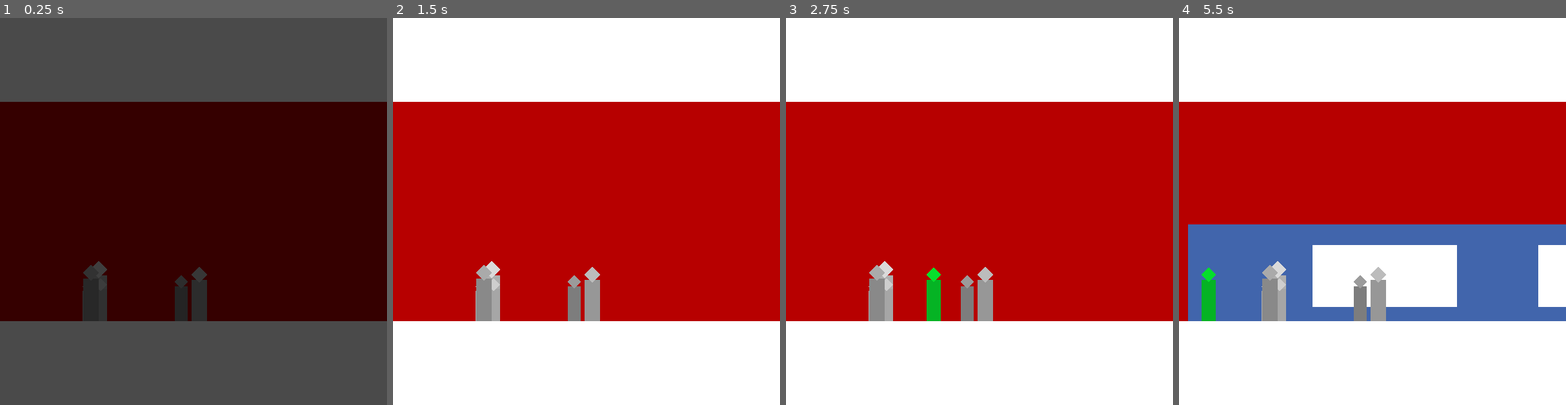
Above: before the commit, frames 1-4 (left to right).
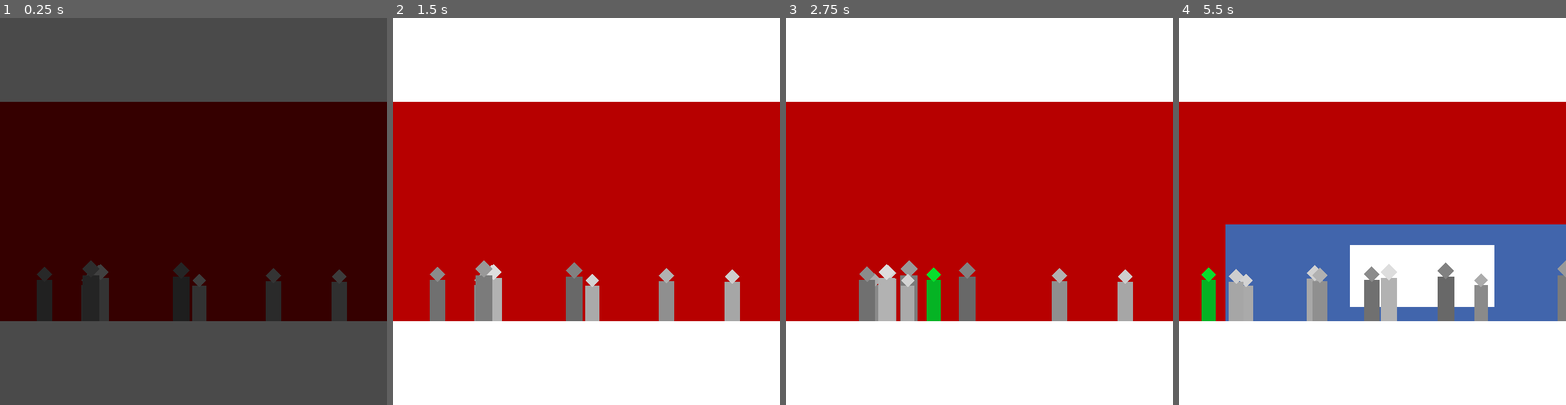
Above: after the commit, the same moments.

Repository: Eptwalabha/rectangles-jam
Game: Godot game, scene res://levels/level_enter_train.tscn
Two runs of this game, one before a commit and one after it. Both use one fixed random seed, a clock stepped at 60 frames per second and the inputs below.
Inputs (mouse positions are in pixels of both pictures, inside the frame that each line leads up to):
- Up to frame 1 (0.25 s): no input
- Up to frame 2 (1.5 s): move the mouse to (741, 277) at 0.52 s; hold Right (move_right) 0.53-1.28 s; click (741, 277) at 0.6 s; tap Enter at 1.25 s; move the mouse to (509, 230) at 1.27 s; hold Left (move_left) from 1.28 s (still down); click (509, 230) at 1.35 s
- Up to frame 3 (2.75 s): move the mouse to (1018, 126) at 2.02 s; release Left (move_left) at 2.03 s; hold Right (move_right) from 2.03 s (still down); click (1018, 126) at 2.1 s
- Up to frame 4 (5.5 s): move the mouse to (1353, 288) at 2.77 s; click (1353, 288) at 2.85 s; move the mouse to (1488, 269) at 3.52 s; release Right (move_right) at 3.53 s; hold Left (move_left) from 3.53 s (still down); click (1488, 269) at 3.6 s; move the mouse to (1256, 153) at 4.27 s; click (1256, 153) at 4.35 s; move the mouse to (1391, 211) at 5.02 s; click (1391, 211) at 5.1 s

The runs differ from the first frame. In frame 1, 2.0% of the frame differs, in the area x 9-90%, y 62-79%; in frame 2, 2.2%; in frame 3, 3.4%; in frame 4, 10%, in the area x 2-100%, y 53-79%.

Commit message:
npc flows in and out of train

Diff:
--- a/levels/level_enter_train.gd
+++ b/levels/level_enter_train.gd
@@ -1,36 +1,59 @@
 class_name LevelEnterTrain
 extends Level
 
-@onready var train: Node2D = $Scene/ParallaxBackground/Train/Train
+@onready var train: Train = $Scene/ParallaxBackground/Train/Train
 @onready var anim: AnimationPlayer = $AnimationPlayer
 @onready var player: Player = $Scene/ParallaxBackground/Station/Player
 @onready var mouse_interact: Area2D = $Scene/ParallaxBackground/Train/MouseInteract
+@onready var npc_0: Node2D = $Scene/ParallaxBackground/Train/npc0
 @onready var npc_1: Node2D = $Scene/ParallaxBackground/Station/npc1
 @onready var npc_2: Node2D = $Scene/ParallaxBackground/Foreground/npc2
+@onready var spawner: Timer = $Spawner
 
-var NPC = preload("res://scene/characters/npc.tscn")
+var NPC_CHARACTER = preload("res://scene/characters/npc.tscn")
 
-const LEFT : int = 50.0
-const RIGHT : int = 1150.0
+const LEFT : int = 50
+const RIGHT : int = 1150
 
 var player_on_door : bool = false
-var last_door : int = 0
+var current_door : int = 0
+
 
 func _ready() -> void:
 	super._ready()
 	player.moving = false
 	init_level()
 
+func _door_position(door_number: int) -> int:
+	return 600 + (door_number - 1) * 350
+
+func open_train_doors() -> void:
+	train.open_doors()
+	for npc in npc_1.get_children():
+		if npc is NPC:
+			npc.move_to(_door_position(current_door) + randi() % 70 - 35)
+	spawner.start()
+
+func close_train_doors() -> void:
+	train.close_doors()
+	for npc in npc_1.get_children():
+		if npc is NPC:
+			npc.random_move_from_to(LEFT, RIGHT)
+	spawner.stop()
+
 func init_level() -> void:
-	for i in range(5):
-		var npc : NPC = NPC.instantiate()
-		npc.randomize()
+	for i in range(15):
+		var npc : NPC = NPC_CHARACTER.instantiate()
+		npc.randomize_character()
 		npc_1.add_child(npc)
+		npc.random_move_from_to(LEFT, RIGHT)
+		npc.target_reached.connect(func (): _respawn_npc(npc))
 		npc.global_position.x = LEFT + randi() % (RIGHT - LEFT)
-	for i in range(5):
-		var npc : NPC = NPC.instantiate()
-		npc.randomize()
+	for i in range(10):
+		var npc : NPC = NPC_CHARACTER.instantiate()
+		npc.randomize_character()
 		npc_2.add_child(npc)
+		npc.random_move_from_to(LEFT, RIGHT)
 		npc.global_position.x = LEFT + randi() % (RIGHT - LEFT)
 
 func fade_in_over() -> void:
@@ -38,12 +61,12 @@
 	$Timer.start()
 
 func _on_timer_timeout() -> void:
-	last_door += randi() % 2 + 1
-	last_door %= 3
-	mouse_interact.position.x = 540 + (last_door - 1) * 350
+	current_door += randi() % 2 + 1
+	current_door %= 3
+	mouse_interact.position.x = _door_position(current_door)
 	anim.play("train")
 
-func _process(delta: float) -> void:
+func _process(_delta: float) -> void:
 	if not player.moving:
 		return
 	player.position.x = min(RIGHT, max(LEFT, player.position.x))
@@ -54,9 +77,6 @@
 func _player_can_interact() -> bool:
 	return train.interactible and player_on_door
 
-func spawn_character() -> void:
-	pass
-
 func _on_area_2d_area_entered(area: Area2D) -> void:
 	if area.owner is Player:
 		player_on_door = true
@@ -64,3 +84,25 @@
 func _on_area_2d_area_exited(area: Area2D) -> void:
 	if area.owner is Player:
 		player_on_door = false
+
+func _respawn_npc(npc: NPC) -> void:
+	npc.vanish()
+	npc.vanished.connect(func ():
+		npc.position.x = -50
+		npc.modulate.a = 1.0
+		npc.randomize_size()
+		npc.randomize_speed(180)
+		npc.random_move_from_to(LEFT, RIGHT),
+		CONNECT_ONE_SHOT)
+
+func _on_spawner_timeout() -> void:
+	var npc : NPC = NPC_CHARACTER.instantiate()
+	npc.randomize_character()
+	npc_0.add_child(npc)
+	npc.position.x = _door_position((current_door + randi() % 2 + 1) % 3) + randi() % 70 - 35
+	npc.appear()
+	npc.appeared.connect(func ():
+		npc.move_to(-50 if randf() > .5 else RIGHT + 100),
+		CONNECT_ONE_SHOT)
+	npc.target_reached.connect(func ():
+		npc.queue_free())
--- a/levels/level_enter_train.tscn
+++ b/levels/level_enter_train.tscn
@@ -7,7 +7,7 @@
 [ext_resource type="PackedScene" uid="uid://d36fvxaod3hll" path="res://scene/characters/player.tscn" id="4_jvvrs"]
 
 [sub_resource type="RectangleShape2D" id="RectangleShape2D_d8i5f"]
-size = Vector2(91, 120)
+size = Vector2(90, 120)
 
 [sub_resource type="Animation" id="Animation_3a4kv"]
 length = 0.001
@@ -57,15 +57,9 @@
 tracks/0/interp = 1
 tracks/0/loop_wrap = true
 tracks/0/keys = {
-"times": PackedFloat32Array(3, 6.1),
-"transitions": PackedFloat32Array(1, 1),
-"values": [{
-"args": [],
-"method": &"open_doors"
-}, {
-"args": [],
-"method": &"close_doors"
-}]
+"times": PackedFloat32Array(),
+"transitions": PackedFloat32Array(),
+"values": []
 }
 tracks/1/type = "method"
 tracks/1/imported = false
@@ -89,8 +83,25 @@
 tracks/2/loop_wrap = true
 tracks/2/keys = {
 "handle_modes": PackedInt32Array(0, 0, 0, 0),
-"points": PackedFloat32Array(-600, 0, 0, 0.25, 0, 540, -1, 0, 1, 0, 540, 0, 0, 1, 0, 1800, -0.25, 0, 0.25, 0),
+"points": PackedFloat32Array(-600, 0, 0, 0.25, 0, 600, -1, 0, 1, 0, 600, 0, 0, 1, 0, 1800, -0.25, 0, 0.25, 0),
 "times": PackedFloat32Array(0, 2, 8, 10)
+}
+tracks/3/type = "method"
+tracks/3/imported = false
+tracks/3/enabled = true
+tracks/3/path = NodePath(".")
+tracks/3/interp = 1
+tracks/3/loop_wrap = true
+tracks/3/keys = {
+"times": PackedFloat32Array(3, 6.1),
+"transitions": PackedFloat32Array(1, 1),
+"values": [{
+"args": [],
+"method": &"open_train_doors"
+}, {
+"args": [],
+"method": &"close_train_doors"
+}]
 }
 
 [sub_resource type="Animation" id="Animation_hj7w3"]
@@ -157,7 +168,6 @@
 [node name="Back" type="ParallaxLayer" parent="Scene/ParallaxBackground" index="0"]
 
 [node name="Train" type="ParallaxLayer" parent="Scene/ParallaxBackground" index="1"]
-motion_scale = Vector2(0.9, 0.9)
 
 [node name="Node2D" type="Node2D" parent="Scene/ParallaxBackground/Train" index="0"]
 position = Vector2(540, 0)
@@ -166,7 +176,10 @@
 position = Vector2(-600, 400)
 interactible = false
 
-[node name="MouseInteract" type="Area2D" parent="Scene/ParallaxBackground/Train" index="2"]
+[node name="npc0" type="Node2D" parent="Scene/ParallaxBackground/Train" index="2"]
+position = Vector2(0, 475)
+
+[node name="MouseInteract" type="Area2D" parent="Scene/ParallaxBackground/Train" index="3"]
 position = Vector2(540, 400)
 
 [node name="CollisionShape2D" type="CollisionShape2D" parent="Scene/ParallaxBackground/Train/MouseInteract" index="0"]
@@ -188,6 +201,7 @@
 motion_scale = Vector2(1.1, 1.1)
 
 [node name="npc2" type="Node2D" parent="Scene/ParallaxBackground/Foreground" index="0"]
+visible = false
 position = Vector2(0, 475)
 
 [node name="Ground" parent="Scene/ParallaxBackground/Foreground" index="1" instance=ExtResource("2_ipbdx")]
@@ -204,12 +218,15 @@
 wait_time = 3.0
 one_shot = true
 
-[node name="AnimationPlayer" type="AnimationPlayer" parent="." index="5"]
+[node name="Spawner" type="Timer" parent="." index="5"]
+wait_time = 0.3
+
+[node name="AnimationPlayer" type="AnimationPlayer" parent="." index="6"]
 libraries = {
 "": SubResource("AnimationLibrary_qpqio")
 }
 
 [connection signal="area_entered" from="Scene/ParallaxBackground/Train/MouseInteract" to="." method="_on_area_2d_area_entered"]
 [connection signal="area_exited" from="Scene/ParallaxBackground/Train/MouseInteract" to="." method="_on_area_2d_area_exited"]
-[connection signal="input_event" from="Scene/ParallaxBackground/Train/MouseInteract" to="." method="_on_area_2d_input_event"]
 [connection signal="timeout" from="Timer" to="." method="_on_timer_timeout"]
+[connection signal="timeout" from="Spawner" to="." method="_on_spawner_timeout"]
--- a/scene/characters/character.gd
+++ b/scene/characters/character.gd
@@ -1,11 +1,15 @@
 @tool
 class_name Character
 extends Node2D
+
+signal vanished
+signal appeared
 
 @export var color : Color = Color.WHITE : set = _set_color
 @export var size : float = 1.0
 @export var moving: bool = false
 @export var speed : float = 250.0
+@onready var anim: AnimationPlayer = $AnimationPlayer
 
 @onready var pivot: Node2D = $Pivot
 
@@ -16,10 +20,22 @@
 	modulate = p_color
 	color = p_color
 
-func randomize() -> void:
+func vanish() -> void:
+	anim.play("vanish")
+
+func appear() -> void:
+	anim.play("appear")
+
+func randomize_character() -> void:
+	randomize_size()
+	modulate.v = .5 + randf() * .5
+	randomize_speed(100)
+
+func randomize_size() -> void:
 	size = 0.8 + randf() * .4
-	modulate.v = .5 + randf() * .5
-	speed = 0.6 + randf() * .6
+
+func randomize_speed(p_min: int) -> void:
+	speed = p_min + randi() % (200 - p_min)
 
 func _process(delta: float) -> void:
 	if moving:
--- a/scene/characters/character.tscn
+++ b/scene/characters/character.tscn
@@ -28,12 +28,73 @@
 "times": PackedFloat32Array()
 }
 
+[sub_resource type="Animation" id="Animation_tvmlh"]
+resource_name = "vanish"
+length = 0.5
+tracks/0/type = "bezier"
+tracks/0/imported = false
+tracks/0/enabled = true
+tracks/0/path = NodePath(".:modulate:a")
+tracks/0/interp = 1
+tracks/0/loop_wrap = true
+tracks/0/keys = {
+"handle_modes": PackedInt32Array(0, 0),
+"points": PackedFloat32Array(1, -0.25, 0, 0.131758, -0.808273, 0, -0.3, 0.00855522, 0.25, 0),
+"times": PackedFloat32Array(0, 0.5)
+}
+tracks/1/type = "method"
+tracks/1/imported = false
+tracks/1/enabled = true
+tracks/1/path = NodePath(".")
+tracks/1/interp = 1
+tracks/1/loop_wrap = true
+tracks/1/keys = {
+"times": PackedFloat32Array(0.5),
+"transitions": PackedFloat32Array(1),
+"values": [{
+"args": [&"vanished"],
+"method": &"emit_signal"
+}]
+}
+
+[sub_resource type="Animation" id="Animation_edswb"]
+resource_name = "appear"
+length = 0.5
+tracks/0/type = "bezier"
+tracks/0/imported = false
+tracks/0/enabled = true
+tracks/0/path = NodePath(".:modulate:a")
+tracks/0/interp = 1
+tracks/0/loop_wrap = true
+tracks/0/keys = {
+"handle_modes": PackedInt32Array(0, 0),
+"points": PackedFloat32Array(0.0552923, -0.25, 0, 0.2, 0.753276, 1, -0.25, 0, 0.25, 0),
+"times": PackedFloat32Array(0, 0.5)
+}
+tracks/1/type = "method"
+tracks/1/imported = false
+tracks/1/enabled = true
+tracks/1/path = NodePath(".")
+tracks/1/interp = 1
+tracks/1/loop_wrap = true
+tracks/1/keys = {
+"times": PackedFloat32Array(0.5),
+"transitions": PackedFloat32Array(1),
+"values": [{
+"args": [&"appeared"],
+"method": &"emit_signal"
+}]
+}
+
 [sub_resource type="AnimationLibrary" id="AnimationLibrary_dhyq3"]
 _data = {
+"appear": SubResource("Animation_edswb"),
+"vanish": SubResource("Animation_tvmlh"),
 "walk": SubResource("Animation_22mmq")
 }
 
 [node name="Character" type="Node2D"]
+modulate = Color(1, 1, 1, 0.0552923)
 script = ExtResource("1_eeulc")
 
 [node name="Pivot" type="Node2D" parent="."]
--- a/scene/characters/npc.gd
+++ b/scene/characters/npc.gd
@@ -3,16 +3,52 @@
 
 signal target_reached
 
-@onready var target: Marker2D = $Node/Target
+@onready var idle: Timer = $Idle
 
-func set_target(target_position: Vector2i) -> void:
-	target.position = target_position
+@export var target : int = 0
+var from : int = 0
+var to : int = 1000
+var random_move: bool = false
+
+func set_target(p_target: int) -> void:
+	target = p_target
 	moving = true
 
+func move_to(target_x: int) -> void:
+	set_target(target_x)
+	random_move = false
+	idle.stop()
+
 func _process(delta: float) -> void:
+	if not moving:
+		return
+	position.x += delta * speed * signf(target - position.x)
+
 	if moving and is_target_reached():
 		moving = false
-		emit_signal("target_reached")
+		if random_move:
+			wait_random()
+		else:
+			emit_signal("target_reached")
+
+func wait_random() -> void:
+	moving = false
+	idle.start(1.0 + randf() * 3.5)
 
 func is_target_reached() -> bool:
-	return abs(target.position.x - global_position.x) <= 5
+	return moving and abs(target - position.x) <= 5
+
+func random_move_from_to(p_from: int, p_to: int) -> void:
+	random_move = true
+	from = p_from
+	to = p_to
+	modulate.a = 1.0
+	set_target(_random_target())
+	wait_random()
+
+func _random_target() -> int:
+	return from + randi() % (to - from)
+
+func _on_idle_timeout() -> void:
+	if random_move:
+		set_target(_random_target())
--- a/scene/characters/npc.tscn
+++ b/scene/characters/npc.tscn
@@ -5,7 +5,9 @@
 
 [node name="NPC" instance=ExtResource("1_1xdat")]
 script = ExtResource("2_nf5t3")
+target = 0
 
-[node name="Node" type="Node" parent="." index="2"]
+[node name="Idle" type="Timer" parent="." index="2"]
+one_shot = true
 
-[node name="Target" type="Marker2D" parent="Node" index="0"]
+[connection signal="timeout" from="Idle" to="." method="_on_idle_timeout"]
--- a/scene/train/train.gd
+++ b/scene/train/train.gd
@@ -9,3 +9,10 @@
 
 func close_doors() -> void:
 	anim.play("close doors")
+
+func get_door_position(door: int) -> int:
+	match door:
+		0: return $Door1.global_position.x
+		1: return $Door2.global_position.x
+		2: return $Door3.global_position.x
+	return 0
Not shown: 1 places in scene/characters/character.tscn that only renumber resources
